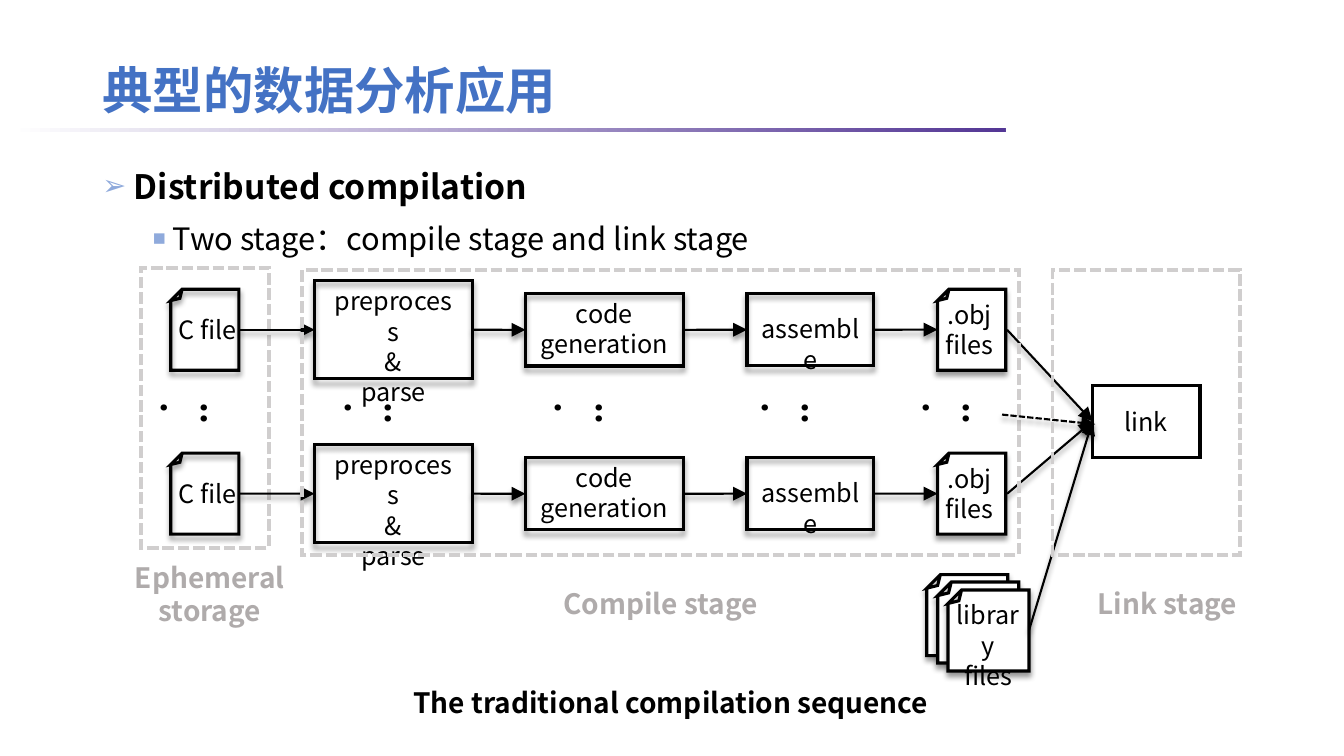
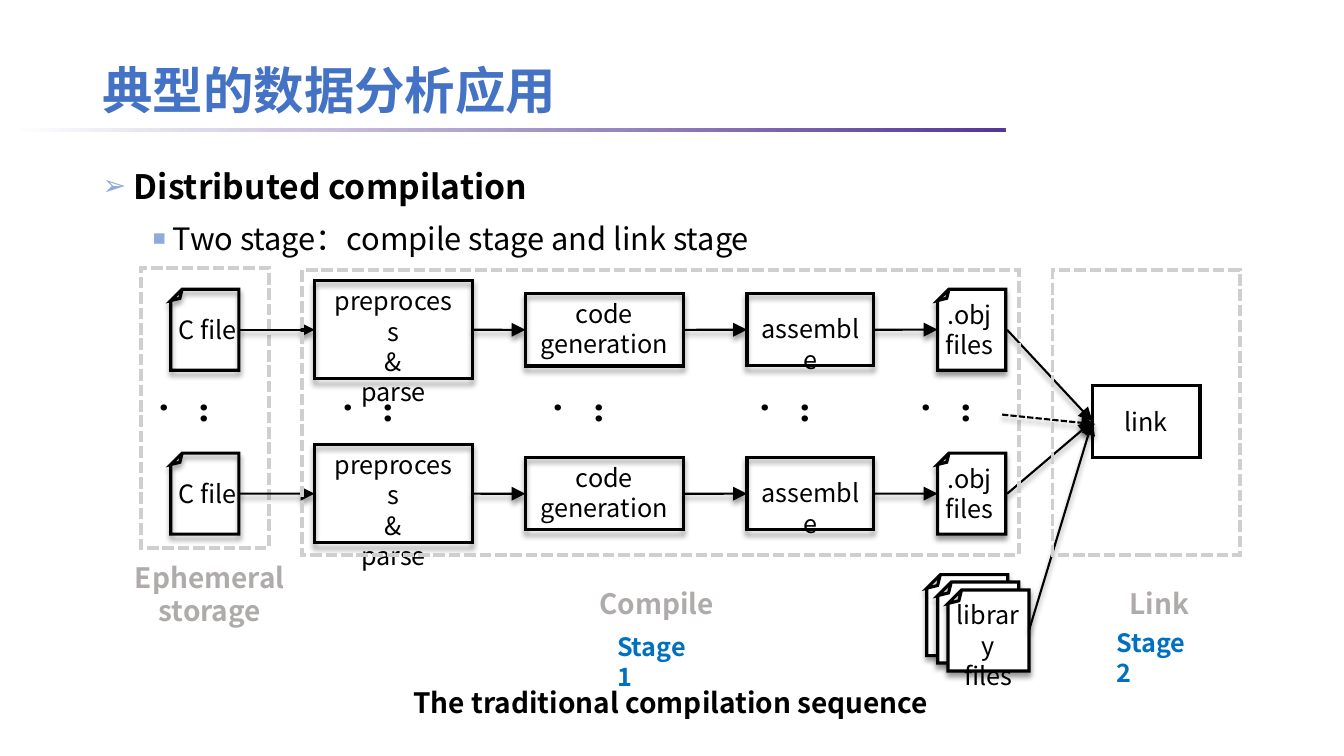
Before and after one commit to lt2000/ADSL, a slide deck: slide 5 of meeting/数据分析应用的数据特征.pptx. Drawn at 1344x756 pixels with LibreOffice and Linux fonts; fonts in the diff are those of the drawing; background and template pictures are left out. Boxes give left, top, right and bottom in pixels: in the first picture for what was removed or moved away, otherwise in the second. Text is boxed around its words. In the diff, an @@ line names an element or a change of style, - is before the commit and + after.

Commit message:
update PPT

```diff
--- a/meeting/数据分析应用的数据特征.pptx
+++ b/meeting/数据分析应用的数据特征.pptx
@@ text at bbox=[599, 591, 714, 620]: text changed @@
-Compile stage
+Compile
@@ text at bbox=[1130, 591, 1190, 614]: text changed @@
-Link stage
+Link
@@ text added at bbox=[617, 637, 686, 686], 18 pt, text #0070C0, bold @@
+Stage 1
@@ text added at bbox=[1116, 633, 1185, 682], 18 pt, text #0070C0, bold @@
+Stage 2
```
Also in this commit, not shown: 3 other slides changed, 1 slide added, 5 other files.
